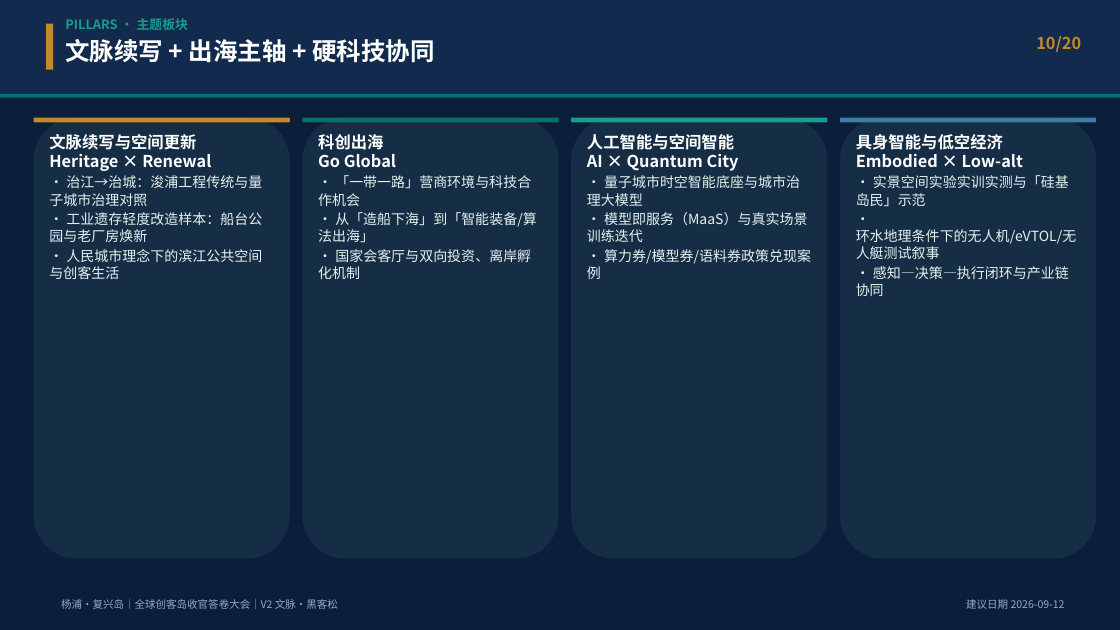
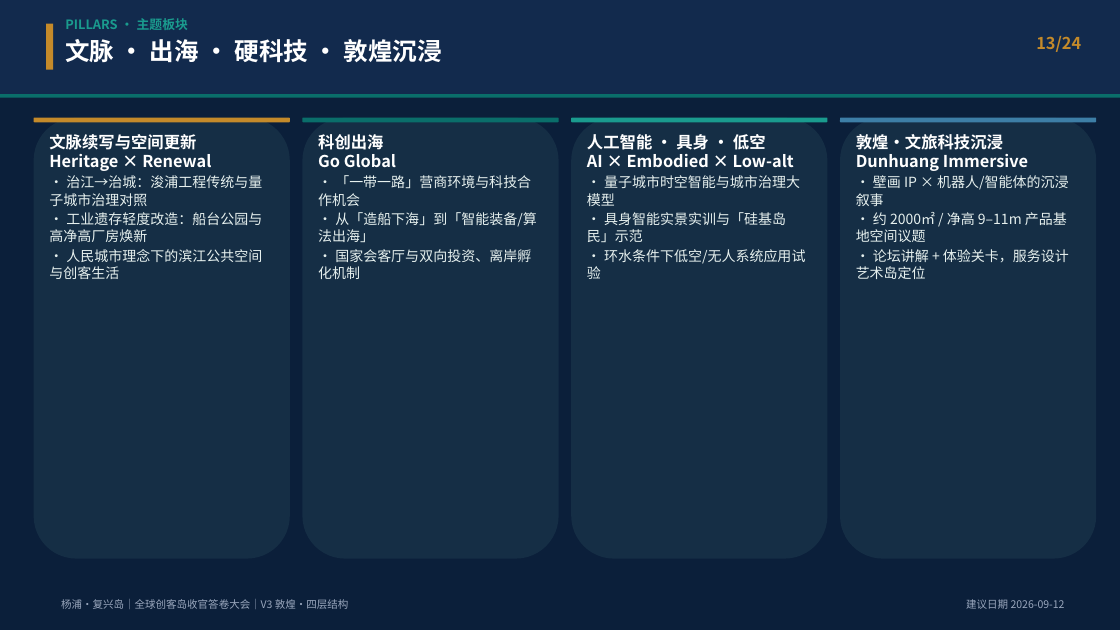
Before and after one commit to hujigang2010-maker/AIDEN, a slide deck: slide 13 of deliverables/复兴岛_全球创客岛_科创出海与具身智能国际大会_策划方案.pptx (slide 10 before the commit). Drawn at 1120x630 pixels with LibreOffice and Linux fonts; fonts in the diff are those of the drawing. Boxes give left, top, right and bottom in pixels: in the first picture for what was removed or moved away, otherwise in the second. Text is boxed around its words. In the diff, an @@ line names an element or a change of style, - is before the commit and + after.

```diff
--- a/deliverables/复兴岛_全球创客岛_科创出海与具身智能国际大会_策划方案.pptx
+++ b/deliverables/复兴岛_全球创客岛_科创出海与具身智能国际大会_策划方案.pptx
@@ text at [65, 39, 442, 62]: text changed @@
-文脉续写 + 出海主轴 + 硬科技协同
+文脉 · 出海 · 硬科技 · 敦煌沉浸
@@ text at [1036, 36, 1081, 52]: text changed @@
-10/20
+13/24
@@ text at [587, 134, 805, 279]: text changed @@
-人工智能与空间智能
-AI × Quantum City
-· 量子城市时空智能底座与城市治理大模型
-· 模型即服务（MaaS）与真实场景训练迭代
-· 算力券/模型券/语料券政策兑现案例
+人工智能 · 具身 · 低空
+AI × Embodied × Low-alt
+· 量子城市时空智能与城市治理大模型
+· 具身智能实景实训与「硅基岛民」示范
+· 环水条件下低空/无人系统应用试验
@@ text at [856, 134, 1069, 279]: text changed @@
-具身智能与低空经济
-Embodied × Low-alt
-· 实景空间实验实训实测与「硅基岛民」示范
-· 环水地理条件下的无人机/eVTOL/无人艇测试叙事
-· 感知—决策—执行闭环与产业链协同
+敦煌·文旅科技沉浸
+Dunhuang Immersive
+· 壁画 IP × 机器人/智能体的沉浸叙事
+· 约 2000㎡ / 净高 9–11m 产品基地空间议题
+· 论坛讲解 + 体验关卡，服务设计艺术岛定位
@@ text at [49, 212, 262, 242]: text changed @@
-· 工业遗存轻度改造样本：船台公园与老厂房焕新
+· 工业遗存轻度改造：船台公园与高净高厂房焕新
@@ text at [61, 599, 349, 609]: text changed @@
-杨浦·复兴岛｜全球创客岛收官答卷大会｜V2 文脉·黑客松
+杨浦·复兴岛｜全球创客岛收官答卷大会｜V3 敦煌·四层结构
```
Also in this commit, not shown: 19 other slides changed, 4 slides added, 5 other files.
